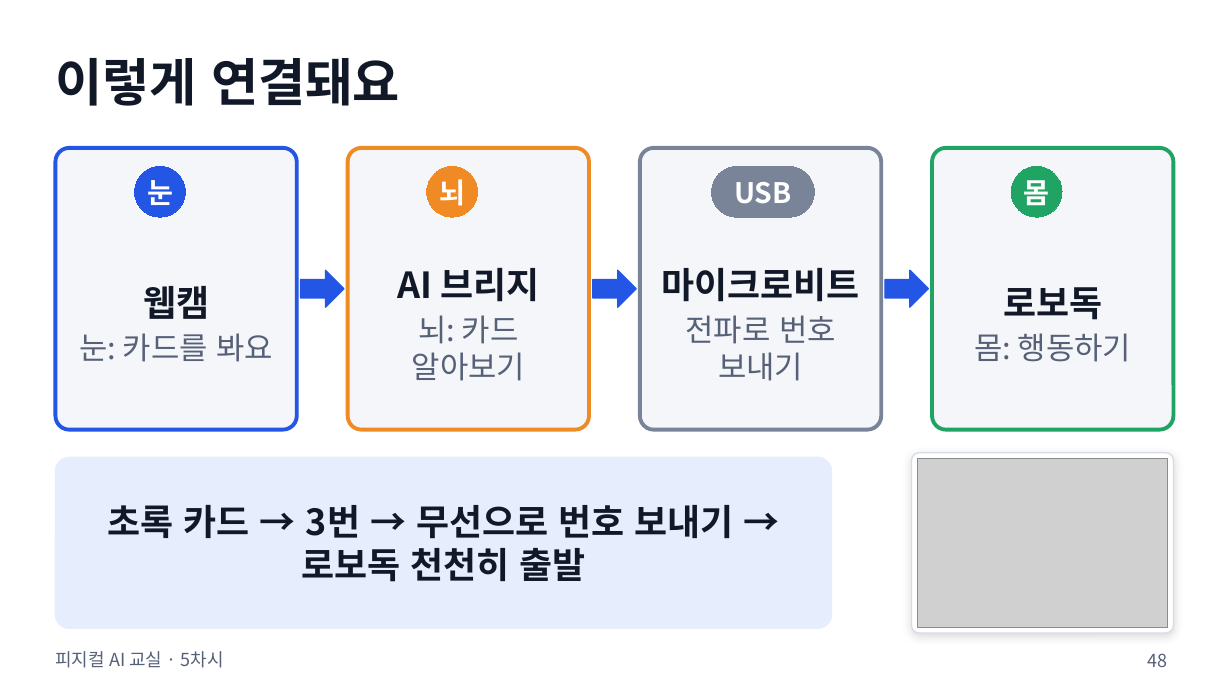
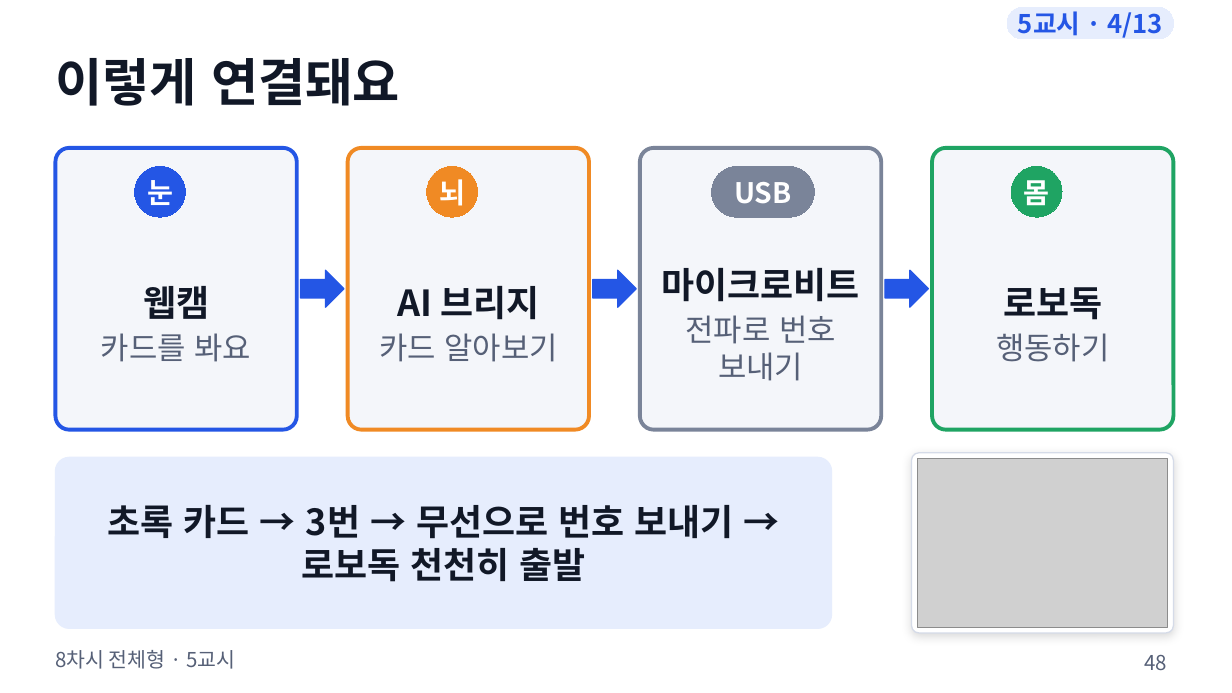
Before and after one commit to boundaryx01-uniquelife/microbit, a slide deck: slide 48 of materials/8차시_전체형/8차시_수업슬라이드.pptx. Drawn at 1232x693 pixels with LibreOffice and Linux fonts; fonts in the diff are those of the drawing; grey boxes stand for pictures. Boxes give left, top, right and bottom in pixels: in the first picture for what was removed or moved away, otherwise in the second. Text is boxed around its words. In the diff, an @@ line names an element or a change of style, - is before the commit and + after.

```diff
--- a/materials/8차시_전체형/8차시_수업슬라이드.pptx
+++ b/materials/8차시_전체형/8차시_수업슬라이드.pptx
@@ rounded rectangle added at (1007,7,1174,39), fill #E6EDFD, outline #E6EDFD 0.75 pt, 20 pt, text #2456E5, bold @@
+5교시 · 4/13
@@ text at (101,333,252,362): text changed @@
-눈: 카드를 봐요
+카드를 봐요
@@ text at (379,333,557,362): text changed @@
-뇌: 카드 알아보기
+카드 알아보기
@@ text at (996,333,1109,362): text changed @@
-몸: 행동하기
+행동하기
@@ text at (55,650,235,669): text changed; size 14 to 16 pt @@
-피지컬 AI 교실 · 5차시
+8차시 전체형 · 5교시
@@ page number at (1144,655,1167,670): size 14 to 16 pt @@
```
Also in this commit, not shown: 90 other slides changed, 20 other files.
